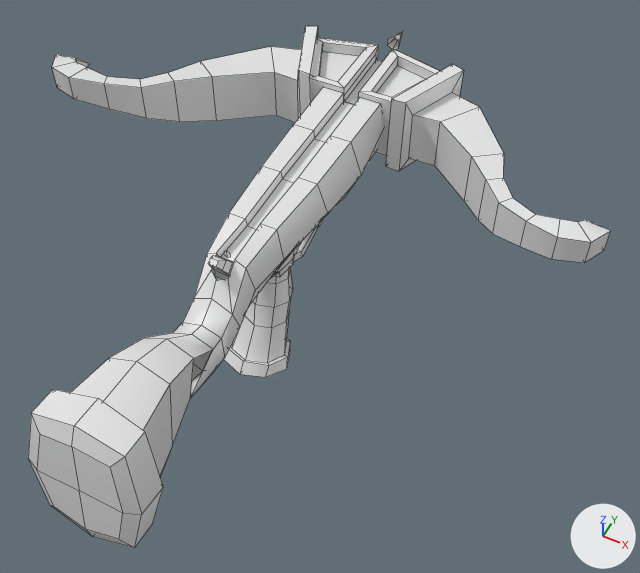
What one commit did to the FBX model PFATAL/Assets/_Graph/Meshes/Armes/Mesh_Arbalete.fbx.
Camera for both pictures: a camera (50 mm lens) standing at (0.459, -0.829, 0.884) and looking at (0.07, -0.05, -0.09). Lighting does not change. The marker at lower right points along +X, +Y and +Z. The picture after the commit comes second. Mesh edges are drawn as thin lines. Vertices at exactly the same position are counted once.

In view in the first picture: 'Mesh_Arbalete'.
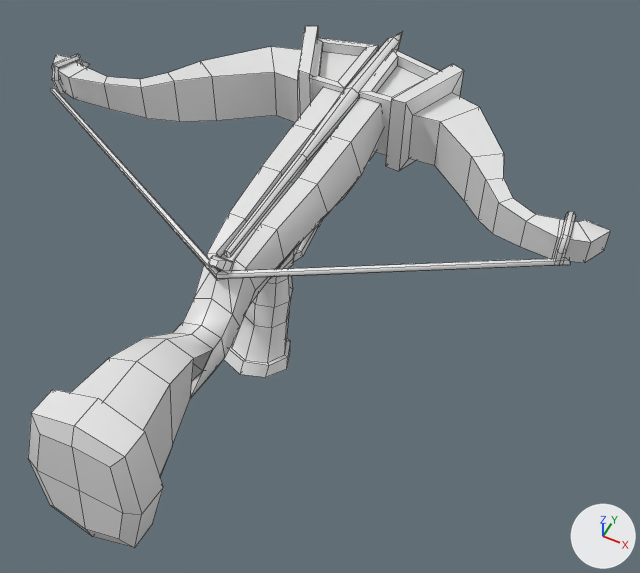
Pixel boxes [x1, y1, x2, y2] of what changed, in the pictures (640 x 573 px):
'Mesh_fleche', added: after [50, 31, 575, 279]
part 1 of me_mesh_arbalete, deleted: before [387, 31, 403, 49]

Diff of the bpy script that builds the scene:
```diff
--- a/PFATAL/Assets/_Graph/Meshes/Armes/Mesh_Arbalete.fbx.py
+++ b/PFATAL/Assets/_Graph/Meshes/Armes/Mesh_Arbalete.fbx.py
@@ me_mesh_arbalete @@
 # used by ob_mesh_arbalete; location = (0.0, 0.0, 0.0)
-me_mesh_arbalete.from_pydata(...)  # 429 vertices, 400 faces; spans x -0.434..0.43, y -0.518..0.412, z -0.237..0.102
+me_mesh_arbalete.from_pydata(...)  # 422 vertices, 394 faces; spans x -0.434..0.43, y -0.518..0.349, z -0.237..0.102
+# me_mesh_arbalete part 1: the loose piece of 7 vertices spanning x -0.015..0.006, y 0.371..0.412, z 0.043..0.068 is deleted
 me_mesh_arbalete.materials.append(mat_m_arbalete)
@@ me_mesh_fleche @@
+me_mesh_fleche.from_pydata(...)  # 115 vertices, 108 faces; spans x -0.426..0.398, y -0.203..0.412, z 0.037..0.109
+me_mesh_fleche.materials.append(mat_m_arbalete)  # white #e7e7e7
@@ ob_mesh_fleche @@
+ob_mesh_fleche = bpy.data.objects.new('Mesh_fleche', me_mesh_fleche)
+ob_mesh_fleche.location = (0.0, 0.0, 0.0)
```
